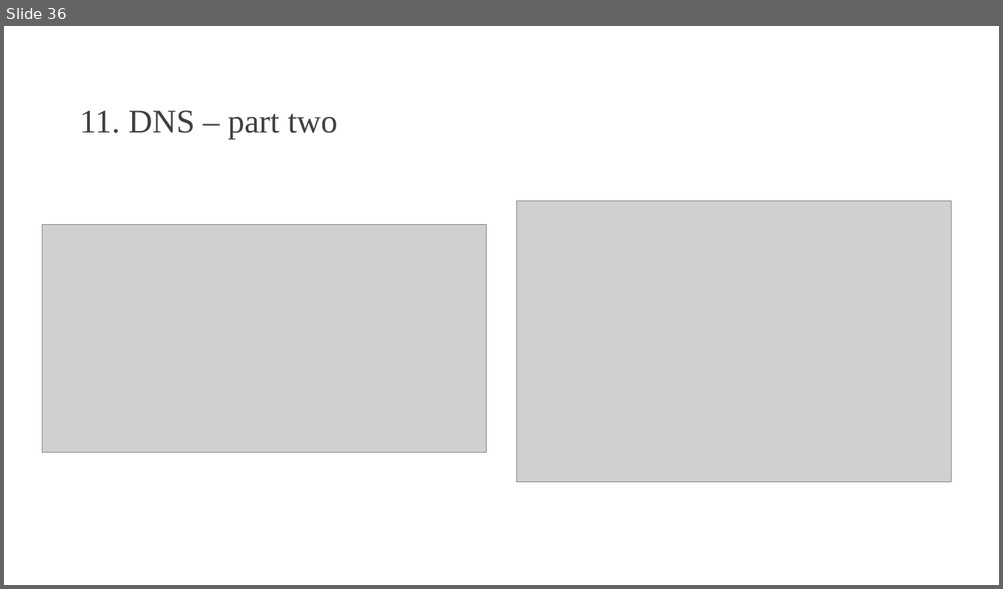
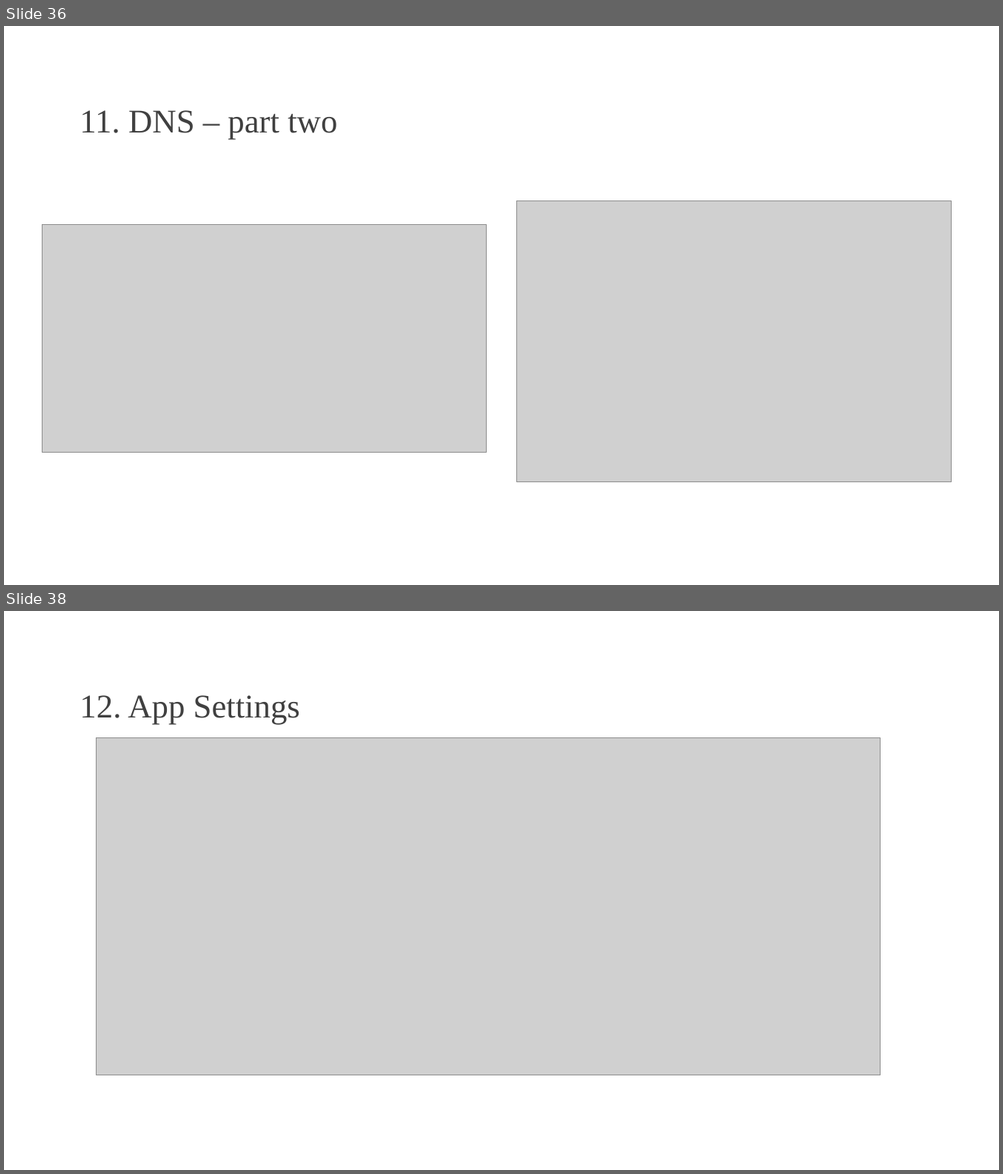
Before and after one commit to johnverbiest/Terraform101-KnowledgeShare, a slide deck: Terraform 101.pptx. Shown one above the other, each under a label of ours: slide 36 before the commit, slides 36 and 38 after it; the slides between them are not shown. The pictures are 1003x589 and 1003x1174 pixels, drawn with LibreOffice and Linux fonts; fonts in the diff are those of the drawing; grey boxes stand for pictures; background and template pictures are left out. Boxes give left, top, right and bottom in pixels: in the first picture for what was removed or moved away, otherwise in the second. Text is boxed around its words. In the diff, an @@ line names an element or a change of style, - is before the commit and + after.

Commit message:
App Settings

```diff
--- a/Terraform 101.pptx
+++ b/Terraform 101.pptx
@@ slide 38 added at box(4, 611, 999, 1170), background picture (left out) @@
@@ title added at box(79, 695, 300, 725), 32 pt, text #404040 @@
+12. App Settings
@@ picture added at box(96, 738, 880, 1075) @@
```
Also in this commit, not shown: 1 other slide added, 1 other file.
